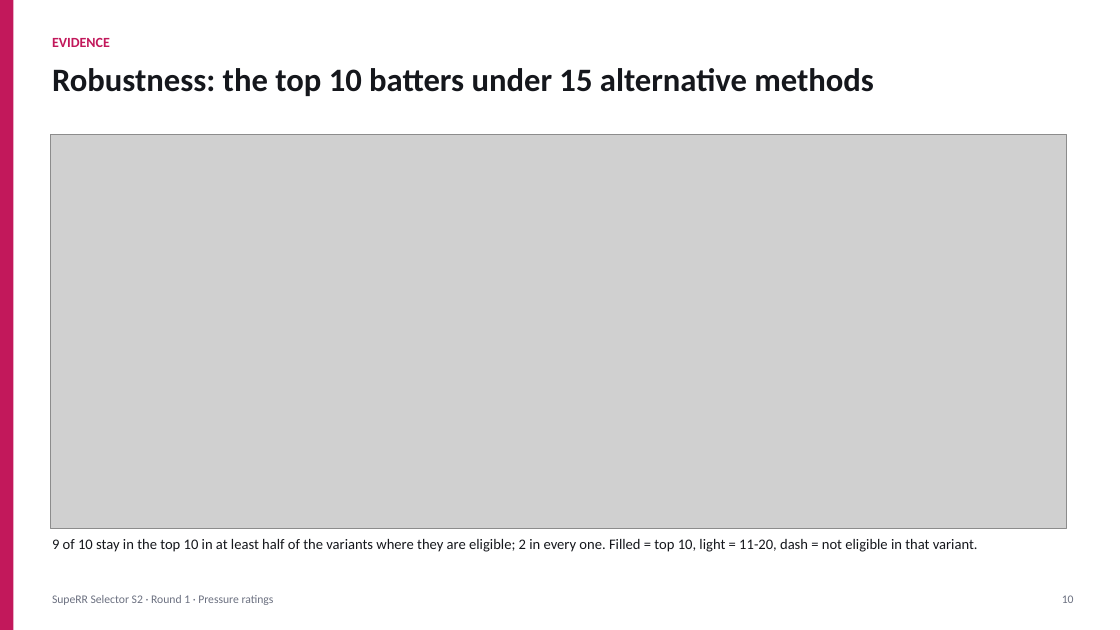
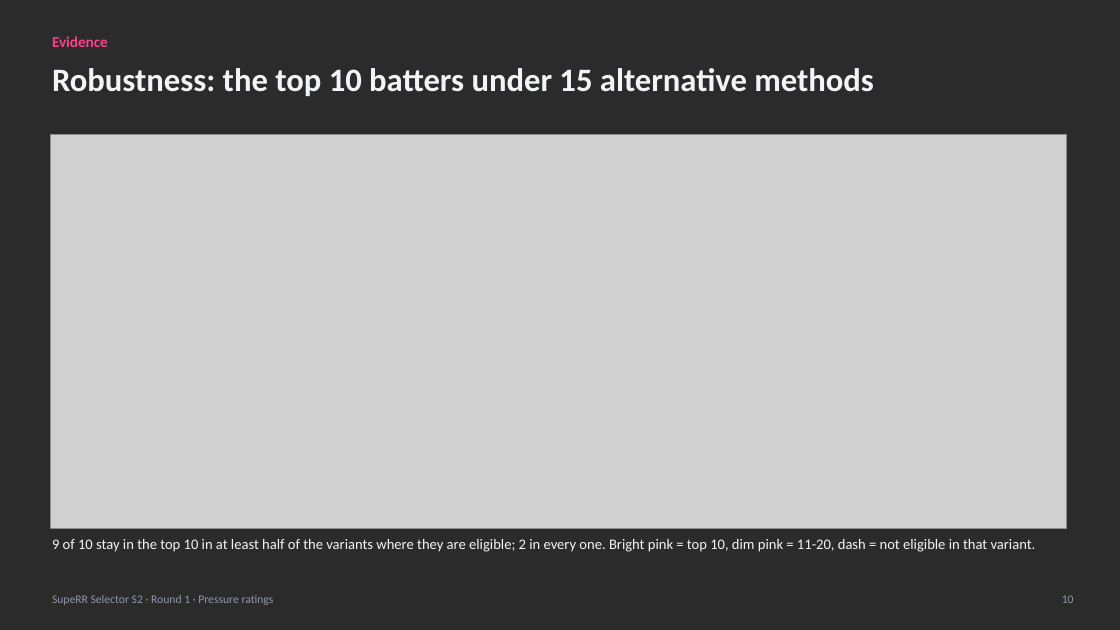
Before and after one commit to dhruvsharma06-web/Rajasthan-Royals, a slide deck: slide 10 of outputs/report/SupeRR_Selector_Pressure_Ratings.pptx. Drawn at 1120x630 pixels with LibreOffice and Linux fonts; fonts in the diff are those of the drawing; grey boxes stand for pictures; background and template pictures are left out; a plain dark background stands for a picture behind light text. Boxes give left, top, right and bottom in pixels: in the first picture for what was removed or moved away, otherwise in the second. Text is boxed around its words. In the diff, an @@ line names an element or a change of style, - is before the commit and + after.

```diff
--- a/outputs/report/SupeRR_Selector_Pressure_Ratings.pptx
+++ b/outputs/report/SupeRR_Selector_Pressure_Ratings.pptx
@@ background #FFFFFF to picture (left out) @@
@@ rectangle removed at box(0, 0, 13, 630) @@
@@ text "Robustness: the top 10 batters ..." at box(52, 68, 874, 96): text colour #15171C to #F3F4F8 @@
@@ text at box(52, 36, 108, 47): text changed; size 12 to 13 pt; text colour #C2185B to #FF3F8E @@
-EVIDENCE
+Evidence
@@ text at box(52, 539, 1036, 552): text changed; text colour #15171C to #F3F4F8 @@
-9 of 10 stay in the top 10 in at least half of the variants where they are eligible; 2 in every one. Filled = top 10, light = 11-20, dash = not eligible in that variant.
+9 of 10 stay in the top 10 in at least half of the variants where they are eligible; 2 in every one. Bright pink = top 10, dim pink = 11-20, dash = not eligible in that variant.
@@ text "SupeRR Selector S2 · Round ..." at box(52, 595, 274, 605): text colour #6B7080 to #9298A8 @@
@@ text "10" at box(1062, 595, 1074, 603): text colour #6B7080 to #9298A8 @@
```
Also in this commit, not shown: 12 other slides changed, 15 other files.
